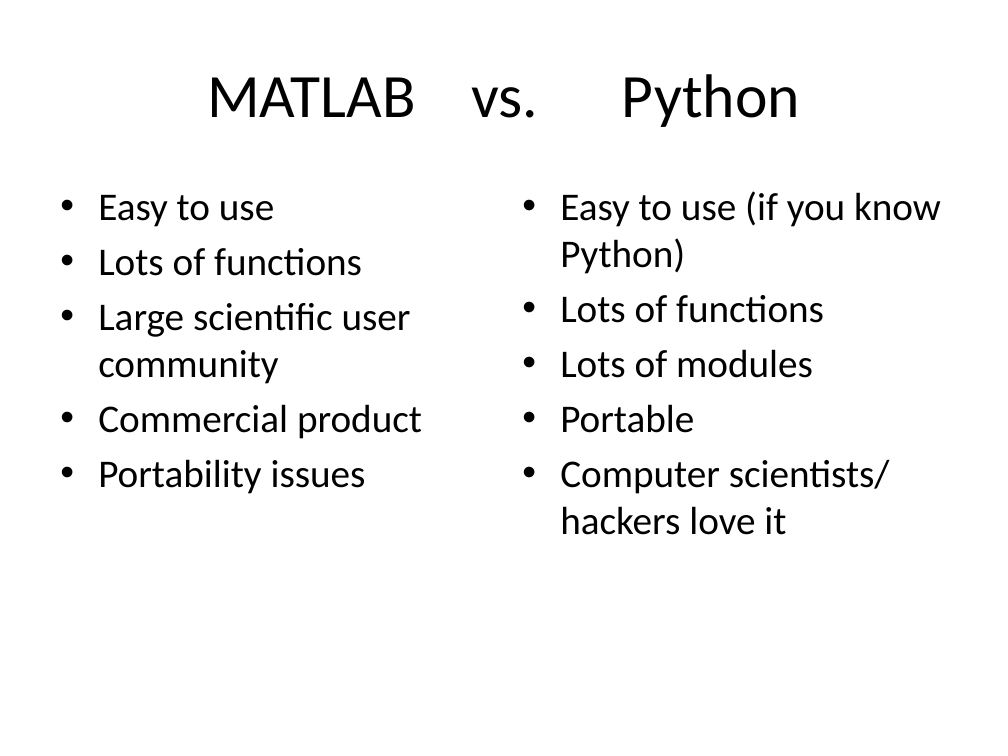
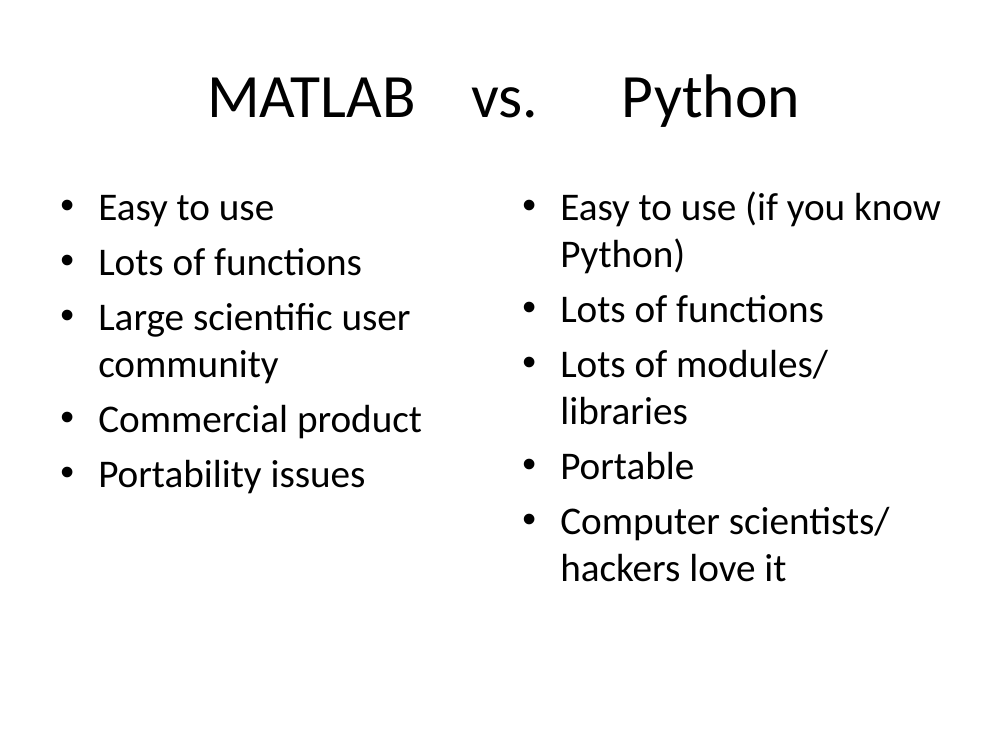
Before and after one commit to bakerjonas/python-tutorials, a slide deck: slide 7 of Plotting/Plotting and Visualization.pptx. Drawn at 1008x756 pixels with LibreOffice and Linux fonts; fonts in the diff are those of the drawing. Boxes give left, top, right and bottom in pixels: in the first picture for what was removed or moved away, otherwise in the second. Text is boxed around its words. In the diff, an @@ line names an element or a change of style, - is before the commit and + after.

```diff
--- a/Plotting/Plotting and Visualization.pptx
+++ b/Plotting/Plotting and Visualization.pptx
@@ text at box(560, 349, 828, 425): text changed @@
-• Lots of modules
+• Lots of modules/ libraries
```
Also in this commit, not shown: 5 other slides changed, 1 other file.
